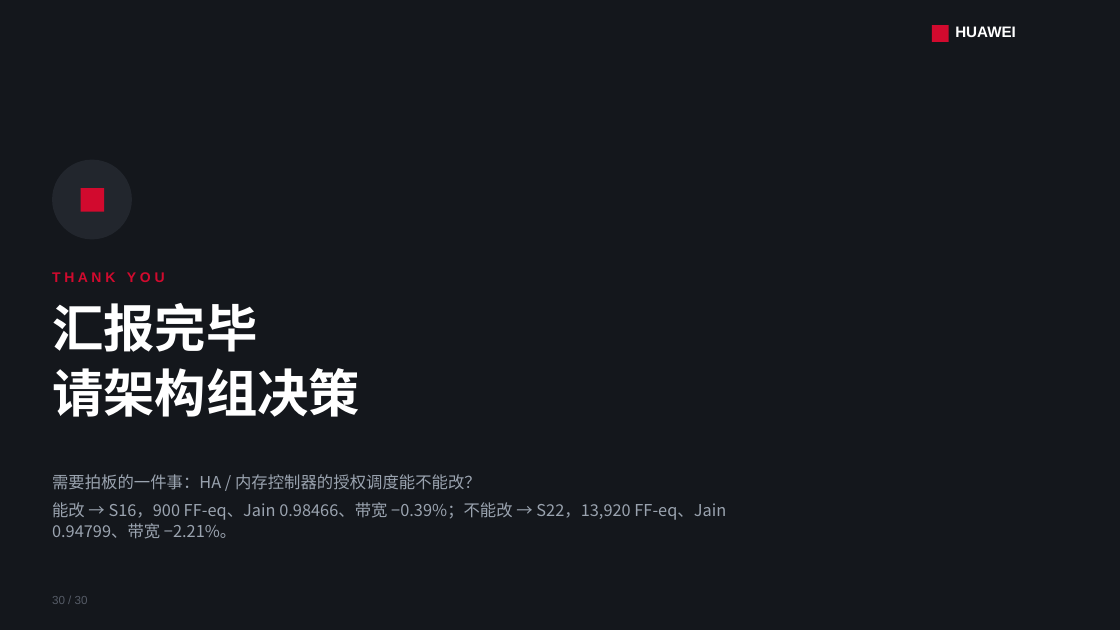
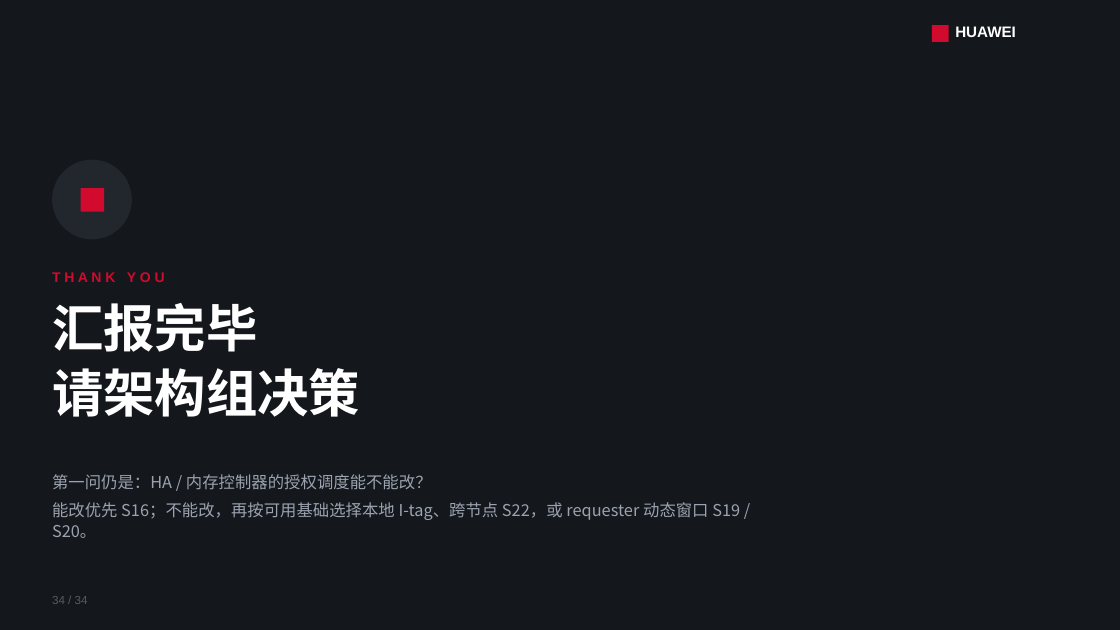
Before and after one commit to lukebest/booksim2, a slide deck: slide 34 of ppt/ring2-write-fairness.pptx (slide 30 before the commit). Drawn at 1120x630 pixels with LibreOffice and Linux fonts; fonts in the diff are those of the drawing. Boxes give left, top, right and bottom in pixels: in the first picture for what was removed or moved away, otherwise in the second. Text is boxed around its words. In the diff, an @@ line names an element or a change of style, - is before the commit and + after.

```diff
--- a/ppt/ring2-write-fairness.pptx
+++ b/ppt/ring2-write-fairness.pptx
@@ text at (x1=52, y1=474, x2=740, y2=538): text changed @@
-需要拍板的一件事：HA / 内存控制器的授权调度能不能改？
-能改 → S16，900 FF‑eq、Jain 0.98466、带宽 −0.39%；不能改 → S22，13,920 FF‑eq、Jain 0.94799、带宽 −2.21%。
+第一问仍是：HA / 内存控制器的授权调度能不能改？
+能改优先 S16；不能改，再按可用基础选择本地 I-tag、跨节点 S22，或 requester 动态窗口 S19 / S20。
@@ text at (x1=52, y1=596, x2=88, y2=604): text changed @@
-30 / 30
+34 / 34
```
Also in this commit, not shown: 28 other slides changed, 4 slides added, 8 other files.
